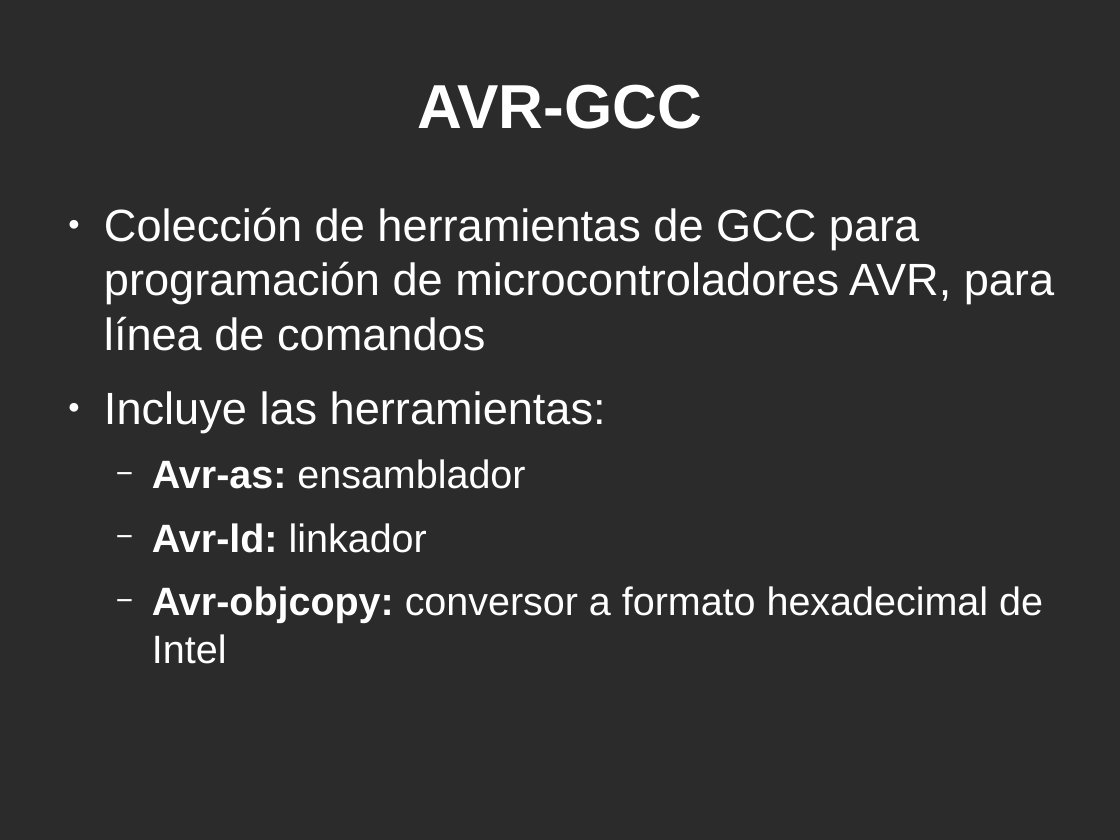
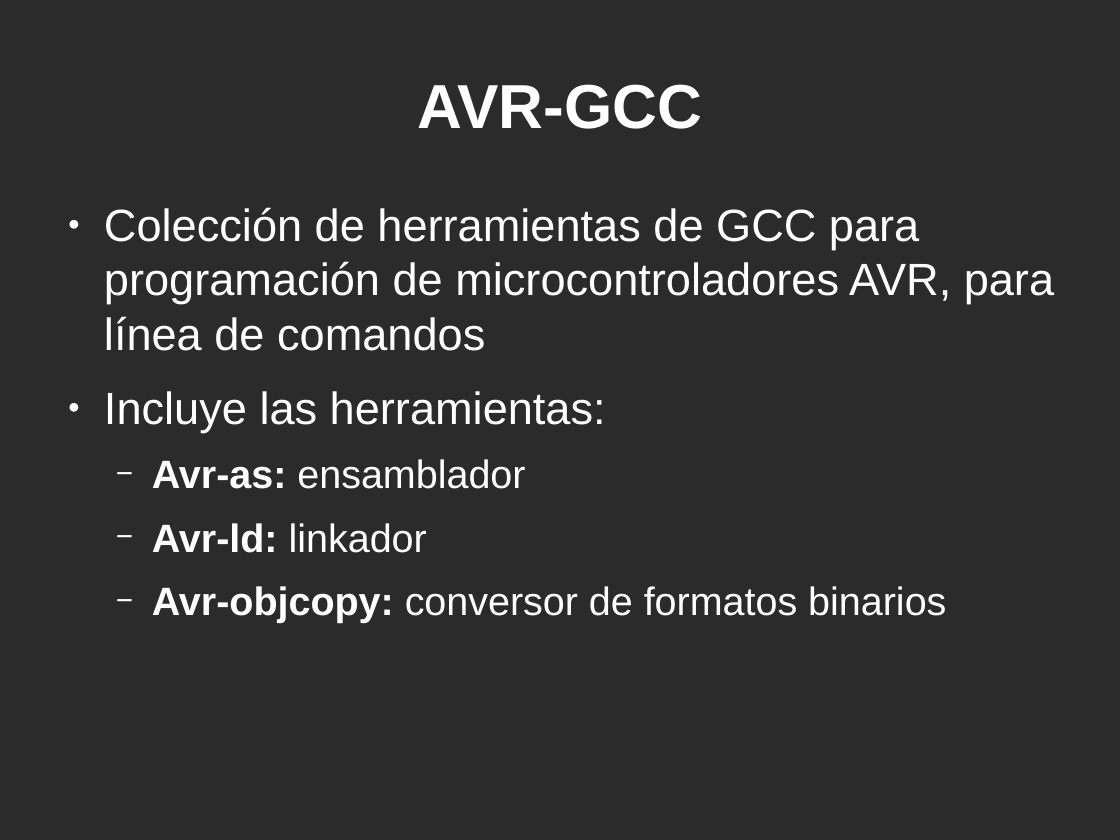
Before and after one commit to AlmuHS/Presentaciones-y-trabajos, a slide deck: slide 5 of ArduinoAssembly/ArduinoAssembly.odp. Drawn at 1120x840 pixels with LibreOffice and Linux fonts; fonts in the diff are those of the drawing; background and template pictures are left out; a plain dark background stands for a picture behind light text. Boxes give left, top, right and bottom in pixels: in the first picture for what was removed or moved away, otherwise in the second. Text is boxed around its words. In the diff, an @@ line names an element or a change of style, - is before the commit and + after.

```diff
--- a/ArduinoAssembly/ArduinoAssembly.odp
+++ b/ArduinoAssembly/ArduinoAssembly.odp
@@ text at bbox=[152, 586, 946, 623]: text changed @@
-  − Avr-objcopy: conversor a formato hexadecimal de Intel
+  − Avr-objcopy: conversor de formatos binarios
```
Also in this commit, not shown: 1 other slide changed.
